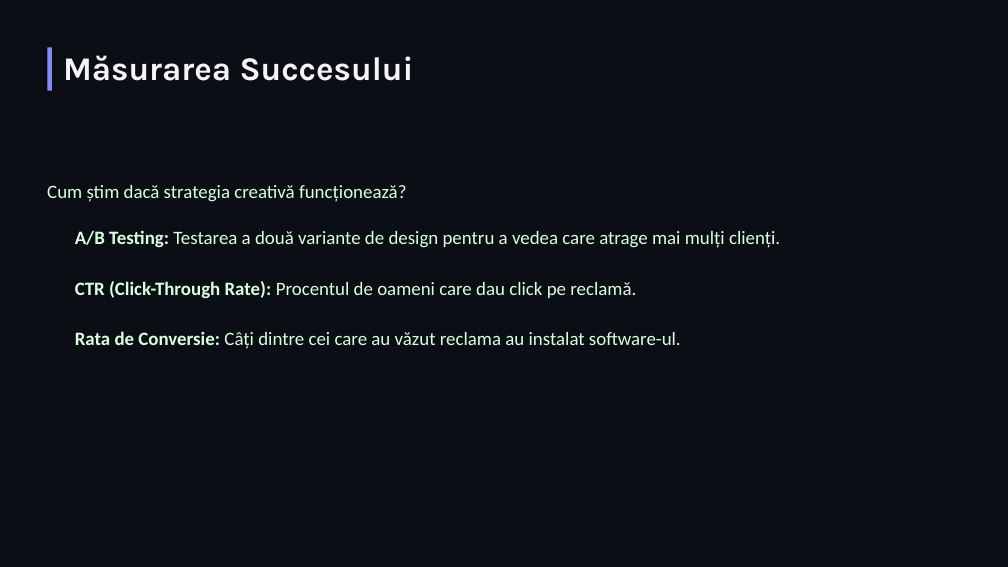
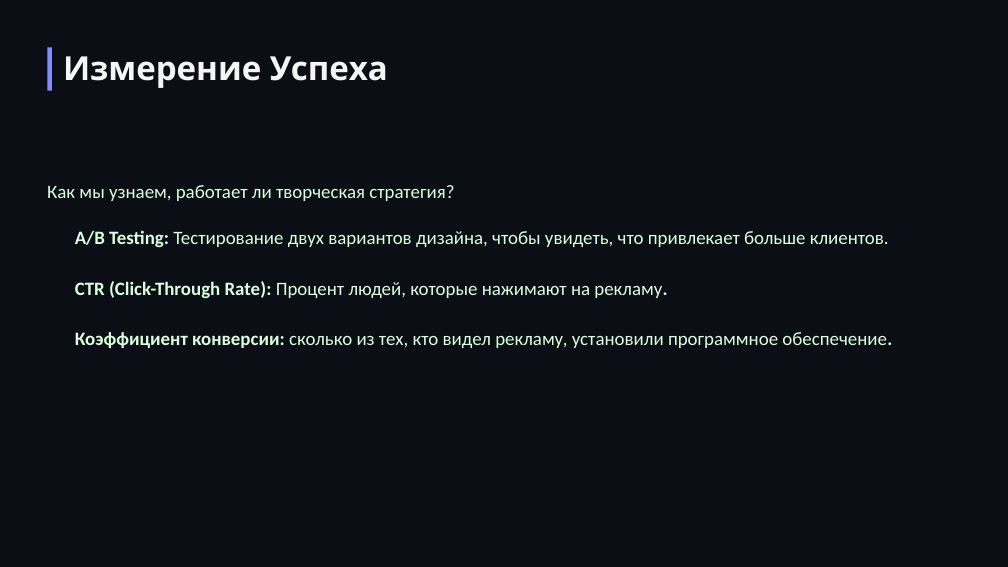
Before and after one commit to Cazacu-Condrat-Dumitru/LucruBackup1, a slide deck: slide 27 of PromovareSoftwareLesson4.pptx. Drawn at 1008x567 pixels with LibreOffice and Linux fonts; fonts in the diff are those of the drawing; background and template pictures are left out. Boxes give left, top, right and bottom in pixels: in the first picture for what was removed or moved away, otherwise in the second. Text is boxed around its words. In the diff, an @@ line names an element or a change of style, - is before the commit and + after.

```diff
--- a/PromovareSoftwareLesson4.pptx
+++ b/PromovareSoftwareLesson4.pptx
@@ text at <box>63,56,388,88</box>: text changed @@
-Măsurarea Succesului
+Измерение Успеха
@@ text at <box>47,185,454,201</box>: text changed @@
-Cum știm dacă strategia creativă funcționează?
+Как мы узнаем, работает ли творческая стратегия?
@@ text at <box>75,230,889,248</box>: text changed @@
-A/B Testing: Testarea a două variante de design pentru a vedea care atrage mai mulți clienți.
+A/B Testing: Тестирование двух вариантов дизайна, чтобы увидеть, что привлекает больше клиентов.
@@ text at <box>75,281,667,299</box>: text changed @@
-CTR (Click-Through Rate): Procentul de oameni care dau click pe reclamă.
+CTR (Click-Through Rate): Процент людей, которые нажимают на рекламу.
@@ text at <box>75,332,892,348</box>: text changed @@
-Rata de Conversie: Câți dintre cei care au văzut reclama au instalat software-ul.
+Коэффициент конверсии: сколько из тех, кто видел рекламу, установили программное обеспечение.
```
Also in this commit, not shown: 14 other slides changed, 13 slides added, 13 slides removed.
